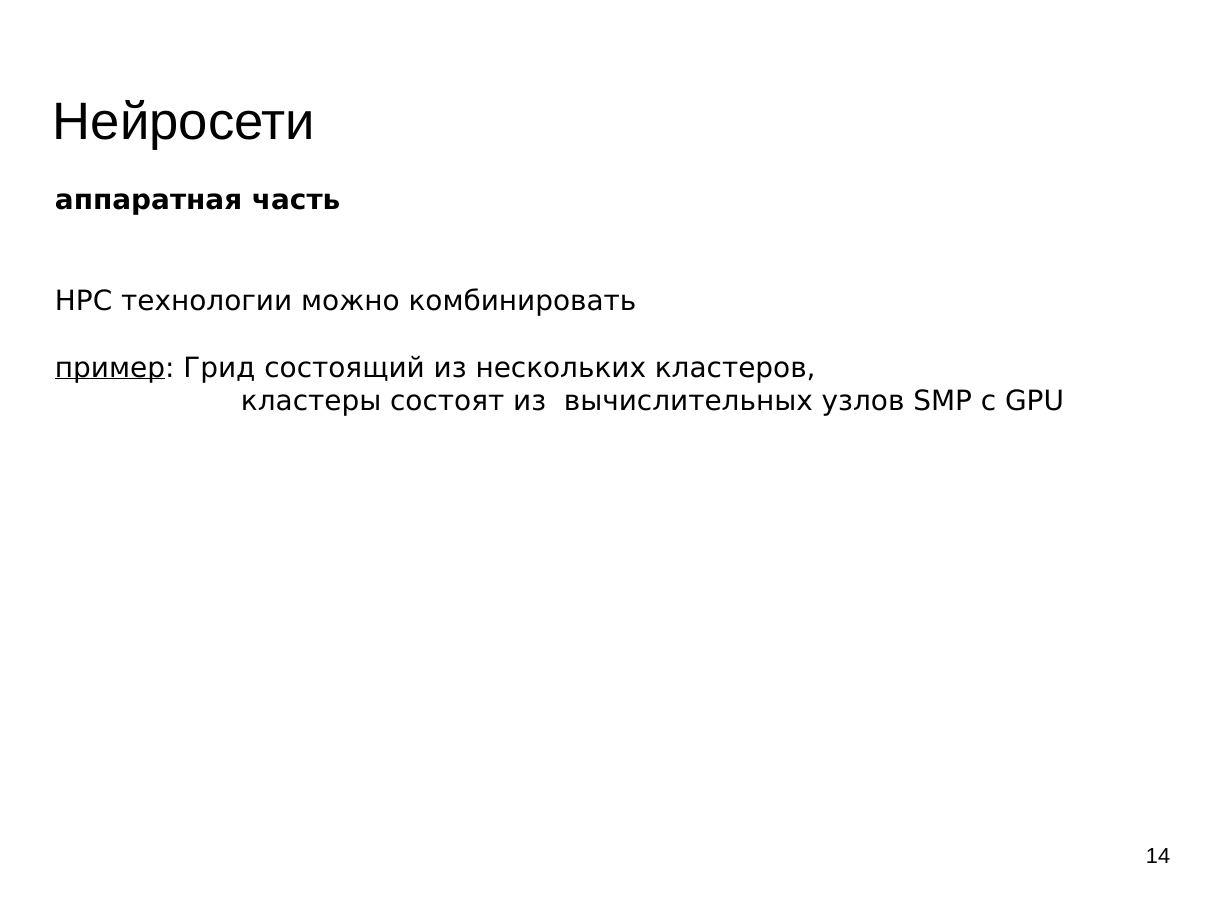
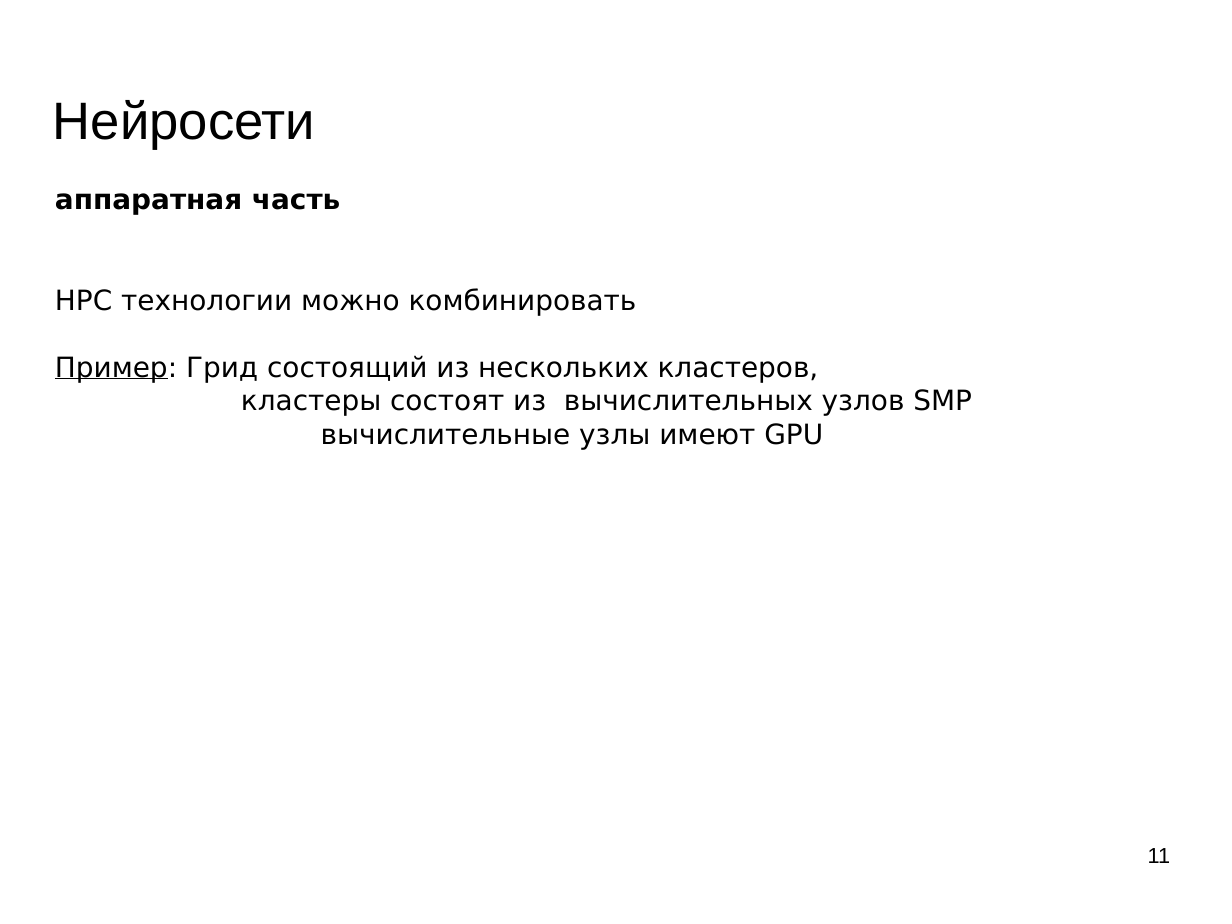
Before and after one commit to mechanoid5/ml_lectorium_legacy, a slide deck: slide 11 of 19-tech-stack-tf.odp (slide 14 before the commit). Drawn at 1232x924 pixels with LibreOffice and Linux fonts; fonts in the diff are those of the drawing; background and template pictures are left out. Boxes give left, top, right and bottom in pixels: in the first picture for what was removed or moved away, otherwise in the second. Text is boxed around its words. In the diff, an @@ line names an element or a change of style, - is before the commit and + after.

```diff
--- a/19-tech-stack-tf.odp
+++ b/19-tech-stack-tf.odp
@@ text at [55,355,972,449]: text changed @@
-пример: Грид состоящий из нескольких кластеров,
-кластеры состоят из вычислительных узлов SMP с GPU
+Пример: Грид состоящий из нескольких кластеров,
+кластеры состоят из вычислительных узлов SMP
+вычислительные узлы имеют GPU
@@ page number at [1148,848,1171,863]: text changed @@
-14
+11
```
Also in this commit, not shown: 11 other slides changed, 1 slide removed, 9 other files.
